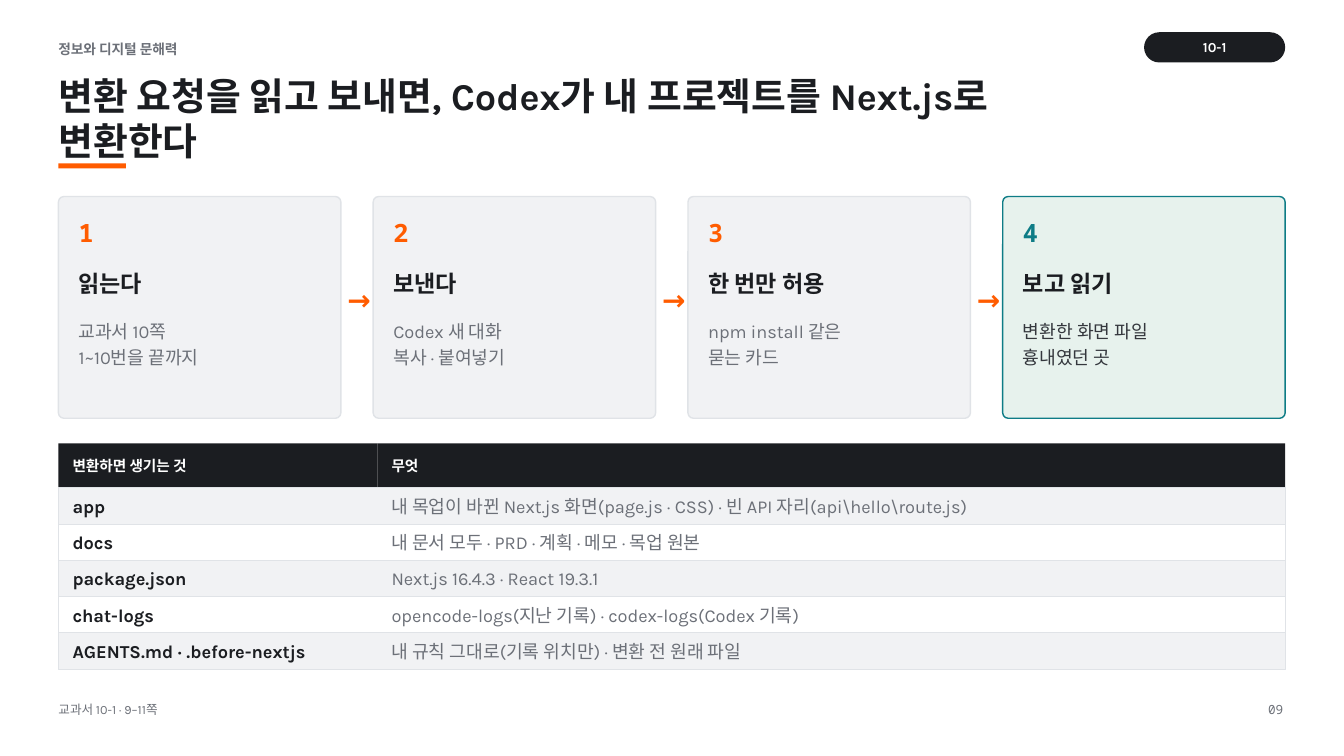
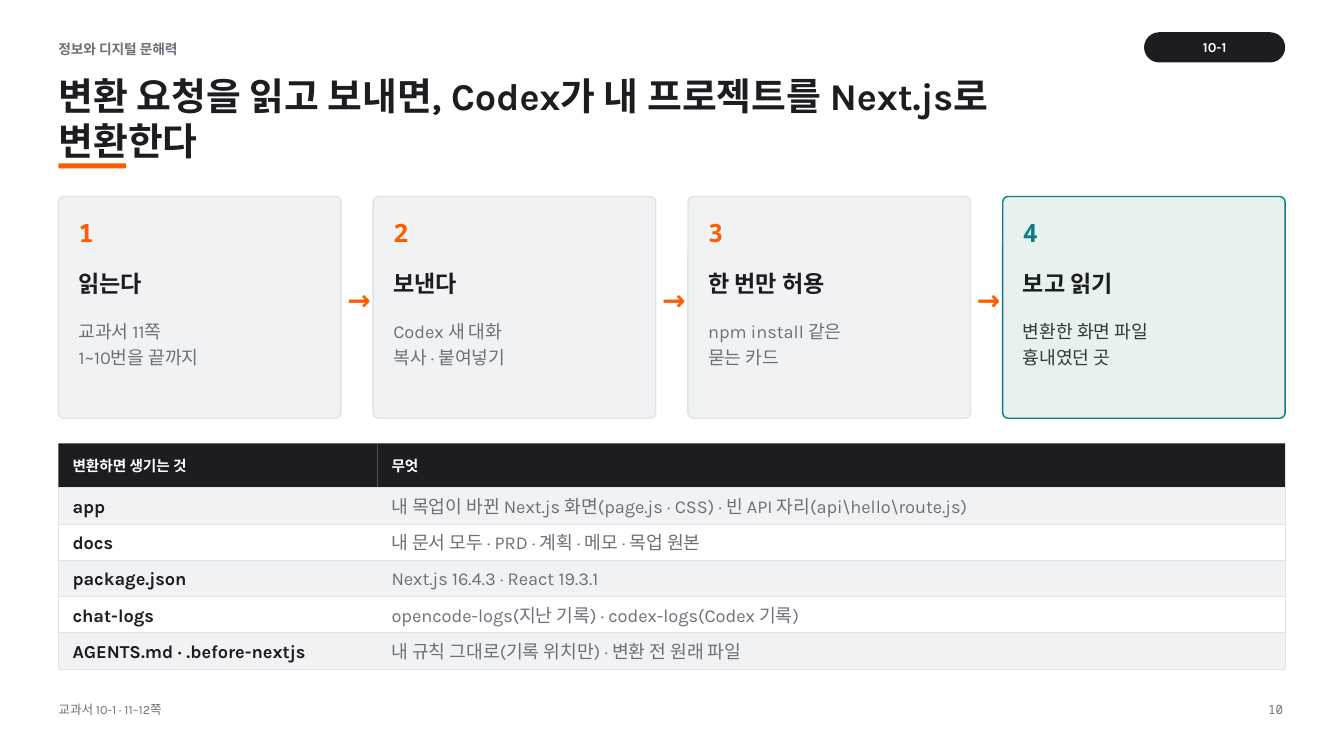
Before and after one commit to vcl-korea/2026-2nd-semester__jdh, a slide deck: slide 10 of 10/ppt/10-1_프레임워크란.pptx (slide 9 before the commit). Drawn at 1344x756 pixels with LibreOffice and Linux fonts; fonts in the diff are those of the drawing. Boxes give left, top, right and bottom in pixels: in the first picture for what was removed or moved away, otherwise in the second. Text is boxed around its words. In the diff, an @@ line names an element or a change of style, - is before the commit and + after.

```diff
--- a/10/ppt/10-1_프레임워크란.pptx
+++ b/10/ppt/10-1_프레임워크란.pptx
@@ text at bbox=[79, 323, 162, 340]: text changed @@
-교과서 10쪽
+교과서 11쪽
@@ text at bbox=[58, 703, 161, 715]: text changed @@
-교과서 10-1 · 9–11쪽
+교과서 10-1 · 11–12쪽
@@ text at bbox=[1268, 705, 1283, 714]: text changed @@
-09
+10
```
Also in this commit, not shown: 9 other slides changed, 1 slide added, 14 other files.
